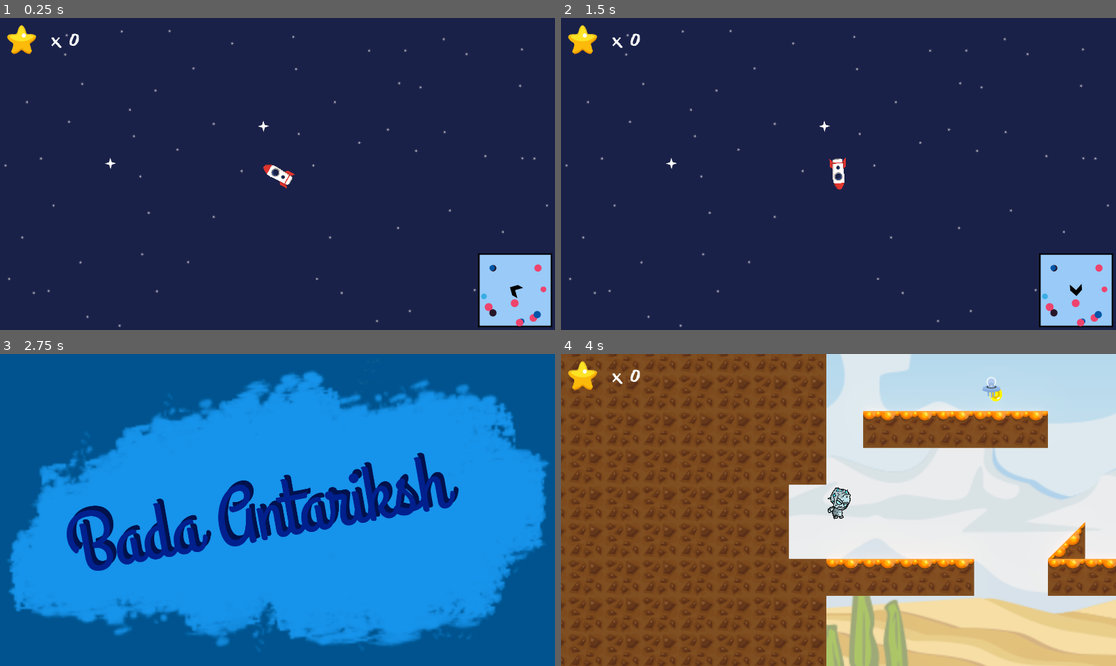
Above: before the commit, frames 1-4 (two rows, left to right).
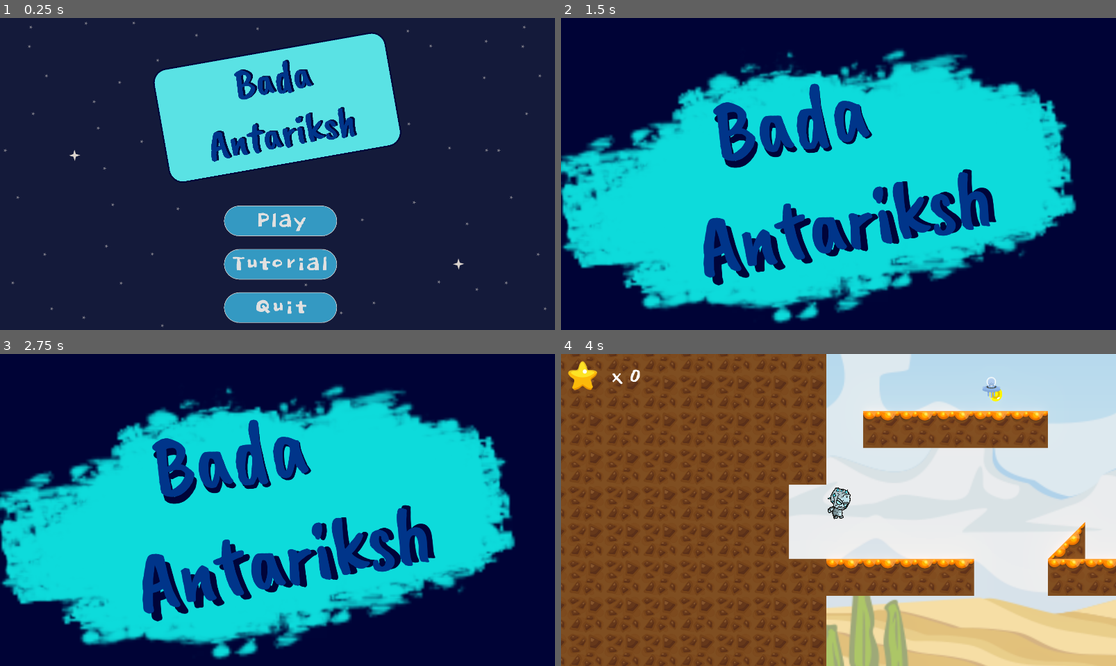
Above: after the commit, the same moments.

Repository: KajuKaVyapari/bada-antariksh
Game: Godot game, scene res://scenes/ui/main_menu.tscn
Two runs of this game, one before a commit and one after it. Both use one fixed random seed, a clock stepped at 60 frames per second and the inputs below. Before the commit the project starts from res://scenes/space/space.tscn.
Inputs (mouse positions are in pixels of both pictures, inside the frame that each line leads up to):
- Up to frame 1 (0.25 s): no input
- Up to frame 2 (1.5 s): click (844, 264) at 0.5 s, where only the run after the commit has a clickable "Tutorial"; click (844, 220) at 1.25 s, where only the run after the commit has a clickable "Play"
- Up to frame 3 (2.75 s): move the mouse to (399, 494) at 2.02 s; hold D (right) from 2.03 s (still down); hold E (enter_planet) from 2.03 s (still down); tap Space (jump) at 2.27, 2.57 s; click (399, 494) at 2.3 s
- Up to frame 4 (4 s): move the mouse to (727, 525) at 2.77 s; release D (right) at 2.78 s; release E (enter_planet) at 2.78 s; hold A (left) 2.78-3.53 s; click (727, 525) at 2.85 s; tap Space (jump) at 3.02, 3.05, 3.32 s; move the mouse to (894, 441) at 3.52 s; hold D (right) from 3.53 s (still down); hold Space (jump) from 3.53 s (still down); tap E (enter_planet) at 3.8 s

The runs differ from the first frame. In frame 1, 25% of the frame differs, in the area x 0-100%, y 1-100%; in frame 2, 100%; in frame 3, 100%, in the area x 0-100%, y 0-100%; in frame 4, nothing differs.

Commit message:
v6

Diff:
--- a/project.godot
+++ b/project.godot
@@ -20,15 +20,19 @@
 
 [application]
 
-config/name="Bada Soch Space Game"
-run/main_scene="res://scenes/space/space.tscn"
-config/icon="res://icon.png"
+config/name="Bada Antariksh"
+run/main_scene="res://scenes/ui/main_menu.tscn"
+boot_splash/image="res://loading_screen.png"
+boot_splash/bg_color=Color( 0.141176, 0.141176, 0.141176, 1 )
+config/icon="res://logo.png"
+config/windows_native_icon="res://logo.ico"
 
 [autoload]
 
 platformer_movement="*res://scripts/platformer/platformer_movement.gd"
 scene_changer="*res://scenes/scene_changer.tscn"
 global="*res://scripts/global.gd"
+pause_menu="*res://scenes/ui/pause_menu.tscn"
 
 [display]
 
--- /dev/null
+++ b/resources/base_button.tres
@@ -0,0 +1,14 @@
+[gd_resource type="StyleBoxFlat" format=2]
+
+[resource]
+bg_color = Color( 0.207843, 0.603922, 0.764706, 1 )
+border_width_left = 2
+border_width_top = 2
+border_width_right = 2
+border_width_bottom = 2
+corner_radius_top_left = 100
+corner_radius_top_right = 100
+corner_radius_bottom_right = 100
+corner_radius_bottom_left = 100
+expand_margin_left = 25.0
+expand_margin_right = 25.0
--- /dev/null
+++ b/resources/base_button_hover.tres
@@ -0,0 +1,16 @@
+[gd_resource type="StyleBoxFlat" format=2]
+
+[resource]
+bg_color = Color( 0.211765, 0.74902, 0.768627, 1 )
+border_width_left = 2
+border_width_top = 2
+border_width_right = 2
+border_width_bottom = 2
+corner_radius_top_left = 50
+corner_radius_top_right = 50
+corner_radius_bottom_right = 50
+corner_radius_bottom_left = 50
+expand_margin_left = 25.0
+expand_margin_right = 25.0
+expand_margin_top = 25.0
+expand_margin_bottom = 25.0
--- a/scenes/platformer/player.tscn
+++ b/scenes/platformer/player.tscn
@@ -79,29 +79,30 @@
 "name": "idle",
 "speed": 17.0
 }, {
+"frames": [ ExtResource( 32 ), ExtResource( 18 ), ExtResource( 19 ), ExtResource( 6 ), ExtResource( 3 ), ExtResource( 41 ), ExtResource( 33 ), ExtResource( 9 ), ExtResource( 34 ), ExtResource( 10 ), ExtResource( 11 ), ExtResource( 12 ) ],
+"loop": true,
+"name": "attack",
+"speed": 15.0
+}, {
 "frames": [ ExtResource( 4 ), ExtResource( 24 ), ExtResource( 25 ), ExtResource( 26 ), ExtResource( 21 ), ExtResource( 27 ), ExtResource( 29 ), ExtResource( 28 ), ExtResource( 30 ), ExtResource( 36 ), ExtResource( 35 ), ExtResource( 37 ) ],
 "loop": true,
 "name": "run",
 "speed": 15.0
 }, {
+"frames": [ ExtResource( 58 ), ExtResource( 57 ), ExtResource( 59 ), ExtResource( 56 ), ExtResource( 60 ), ExtResource( 61 ) ],
+"loop": true,
+"name": "fall",
+"speed": 10.0
+}, {
 "frames": [ ExtResource( 42 ), ExtResource( 5 ), ExtResource( 40 ), ExtResource( 39 ), ExtResource( 31 ), ExtResource( 38 ), ExtResource( 22 ), ExtResource( 7 ), ExtResource( 13 ), ExtResource( 8 ), ExtResource( 15 ), ExtResource( 14 ) ],
 "loop": true,
 "name": "jump",
 "speed": 15.0
-}, {
-"frames": [ ExtResource( 32 ), ExtResource( 18 ), ExtResource( 19 ), ExtResource( 6 ), ExtResource( 3 ), ExtResource( 41 ), ExtResource( 33 ), ExtResource( 9 ), ExtResource( 34 ), ExtResource( 10 ), ExtResource( 11 ), ExtResource( 12 ) ],
-"loop": true,
-"name": "attack",
-"speed": 15.0
-}, {
-"frames": [ ExtResource( 58 ), ExtResource( 57 ), ExtResource( 59 ), ExtResource( 56 ), ExtResource( 60 ), ExtResource( 61 ) ],
-"loop": true,
-"name": "fall",
-"speed": 10.0
 } ]
 
 [sub_resource type="Animation" id=4]
-step = 0.0666667
+length = 0.681818
+step = 0.0454545
 tracks/0/type = "value"
 tracks/0/path = NodePath("body/player_sprite:animation")
 tracks/0/interp = 1
@@ -121,10 +122,10 @@
 tracks/1/imported = false
 tracks/1/enabled = true
 tracks/1/keys = {
-"times": PoolRealArray( 0, 0.1, 0.2, 0.3, 0.4, 0.5, 0.6, 0.7, 0.8, 0.9, 1 ),
-"transitions": PoolRealArray( 1, 1, 1, 1, 1, 1, 1, 1, 1, 1, 1 ),
-"update": 1,
-"values": [ 0, 1, 2, 3, 4, 5, 6, 7, 8, 9, 11 ]
+"times": PoolRealArray( 0, 0.0454545, 0.0909091, 0.136364, 0.181818, 0.227273, 0.272727, 0.318182, 0.363636, 0.409091, 0.454545, 0.5, 0.545455, 0.590909, 0.636364 ),
+"transitions": PoolRealArray( 1, 1, 1, 1, 1, 1, 1, 1, 1, 1, 1, 1, 1, 1, 1 ),
+"update": 1,
+"values": [ 0, 1, 2, 3, 4, 5, 6, 7, 8, 9, 10, 11, 11, 11, 11 ]
 }
 
 [sub_resource type="Animation" id=5]
--- a/scenes/scene_changer.tscn
+++ b/scenes/scene_changer.tscn
@@ -1,6 +1,6 @@
 [gd_scene load_steps=4 format=2]
 
-[ext_resource path="res://logo.png" type="Texture" id=1]
+[ext_resource path="res://loading_screen.png" type="Texture" id=1]
 [ext_resource path="res://scripts/scene_changer.gd" type="Script" id=2]
 
 [sub_resource type="Animation" id=1]
--- /dev/null
+++ b/scenes/ui/base_button.tscn
@@ -0,0 +1,24 @@
+[gd_scene load_steps=6 format=2]
+
+[ext_resource path="res://resources/fonts/Dokdo-Regular.ttf" type="DynamicFontData" id=1]
+[ext_resource path="res://scripts/ui/base_button.gd" type="Script" id=2]
+[ext_resource path="res://resources/base_button.tres" type="StyleBox" id=3]
+[ext_resource path="res://resources/base_button_hover.tres" type="StyleBox" id=4]
+
+[sub_resource type="DynamicFont" id=1]
+size = 100
+font_data = ExtResource( 1 )
+
+[node name="base_button" type="Button"]
+margin_right = 341.0
+margin_bottom = 105.0
+custom_styles/hover = ExtResource( 4 )
+custom_styles/pressed = ExtResource( 4 )
+custom_styles/normal = ExtResource( 3 )
+custom_fonts/font = SubResource( 1 )
+text = "Play"
+script = ExtResource( 2 )
+__meta__ = {
+"_edit_use_anchors_": false
+}
+[connection signal="pressed" from="." to="." method="_on_base_button_pressed"]
--- /dev/null
+++ b/scenes/ui/main_menu.tscn
@@ -0,0 +1,86 @@
+[gd_scene load_steps=7 format=2]
+
+[ext_resource path="res://sprites/space/space_background.png" type="Texture" id=1]
+[ext_resource path="res://resources/fonts/caveat_brush.ttf" type="DynamicFontData" id=2]
+[ext_resource path="res://scenes/ui/base_button.tscn" type="PackedScene" id=3]
+[ext_resource path="res://scripts/ui/quit_button.gd" type="Script" id=4]
+
+[sub_resource type="StyleBoxFlat" id=1]
+bg_color = Color( 0.356863, 0.890196, 0.898039, 1 )
+border_width_left = 10
+border_width_top = 10
+border_width_right = 10
+border_width_bottom = 10
+border_color = Color( 0, 0.0196078, 0.227451, 1 )
+corner_radius_top_left = 100
+corner_radius_top_right = 100
+corner_radius_bottom_right = 100
+corner_radius_bottom_left = 100
+
+[sub_resource type="DynamicFont" id=2]
+size = 300
+font_data = ExtResource( 2 )
+
+[node name="main_menu" type="Control"]
+anchor_right = 1.0
+anchor_bottom = 1.0
+__meta__ = {
+"_edit_use_anchors_": false
+}
+
+[node name="background" type="TextureRect" parent="."]
+anchor_right = 1.0
+anchor_bottom = 1.0
+margin_right = 0.00012207
+texture = ExtResource( 1 )
+expand = true
+stretch_mode = 2
+__meta__ = {
+"_edit_use_anchors_": false
+}
+
+[node name="title" type="Label" parent="."]
+anchor_left = 0.5
+anchor_right = 0.5
+margin_left = -438.0
+margin_top = 183.525
+margin_right = 1196.0
+margin_bottom = 985.525
+rect_rotation = -10.0
+rect_scale = Vector2( 0.5, 0.5 )
+custom_styles/normal = SubResource( 1 )
+custom_fonts/font = SubResource( 2 )
+custom_colors/font_color = Color( 0.00392157, 0.211765, 0.545098, 1 )
+custom_colors/font_color_shadow = Color( 0, 0.0196078, 0.227451, 1 )
+custom_constants/shadow_offset_x = 15
+custom_constants/shadow_offset_y = -4
+text = "Bada
+Antariksh"
+align = 1
+__meta__ = {
+"_edit_use_anchors_": false
+}
+
+[node name="play_button" parent="." instance=ExtResource( 3 )]
+margin_left = 800.0
+margin_top = 650.0
+margin_right = 1141.0
+margin_bottom = 755.0
+scene = "res://scenes/space/space.tscn"
+
+[node name="tutorial_button" parent="." instance=ExtResource( 3 )]
+margin_left = 800.0
+margin_top = 800.0
+margin_right = 1141.0
+margin_bottom = 905.0
+text = "Tutorial"
+scene = "res://scenes/space/space.tscn"
+
+[node name="quit_button" parent="." instance=ExtResource( 3 )]
+margin_left = 800.0
+margin_top = 950.0
+margin_right = 1141.0
+margin_bottom = 1055.0
+text = "Quit"
+script = ExtResource( 4 )
+[connection signal="pressed" from="quit_button" to="quit_button" method="_on_quit_button_pressed"]
--- /dev/null
+++ b/scenes/ui/pause_menu.tscn
@@ -0,0 +1,65 @@
+[gd_scene load_steps=7 format=2]
+
+[ext_resource path="res://resources/fonts/LeckerliOne-Regular.ttf" type="DynamicFontData" id=1]
+[ext_resource path="res://scenes/ui/base_button.tscn" type="PackedScene" id=2]
+[ext_resource path="res://scripts/ui/quit_button.gd" type="Script" id=3]
+[ext_resource path="res://scripts/ui/pause_menu.gd" type="Script" id=4]
+
+[sub_resource type="StyleBoxFlat" id=1]
+bg_color = Color( 0.231373, 0.192157, 0.447059, 1 )
+corner_radius_top_left = 250
+corner_radius_top_right = 250
+expand_margin_left = 50.0
+expand_margin_right = 50.0
+expand_margin_top = 50.0
+expand_margin_bottom = 50.0
+
+[sub_resource type="DynamicFont" id=2]
+size = 150
+font_data = ExtResource( 1 )
+
+[node name="pause_menu" type="CanvasLayer"]
+pause_mode = 2
+layer = 3
+script = ExtResource( 4 )
+
+[node name="pause_title" type="Label" parent="."]
+anchor_left = 0.5
+anchor_right = 0.5
+margin_left = -245.0
+margin_top = 273.047
+margin_right = 245.0
+margin_bottom = 475.047
+custom_styles/normal = SubResource( 1 )
+custom_fonts/font = SubResource( 2 )
+text = "Paused"
+__meta__ = {
+"_edit_use_anchors_": false
+}
+
+[node name="resume_button" parent="." instance=ExtResource( 2 )]
+margin_left = 739.687
+margin_top = 600.0
+margin_right = 1192.69
+margin_bottom = 705.0
+text = "Resume"
+script = null
+
+[node name="mainmenu_button" parent="." instance=ExtResource( 2 )]
+margin_left = 739.687
+margin_top = 750.0
+margin_right = 1192.69
+margin_bottom = 855.0
+text = "Main Menu"
+scene = "res://scenes/ui/main_menu.tscn"
+
+[node name="quit_button" parent="." instance=ExtResource( 2 )]
+margin_left = 740.0
+margin_top = 900.0
+margin_right = 1193.0
+margin_bottom = 1005.0
+text = "Quit"
+script = ExtResource( 3 )
+[connection signal="pressed" from="resume_button" to="." method="resume_game"]
+[connection signal="pressed" from="mainmenu_button" to="." method="resume_game"]
+[connection signal="pressed" from="quit_button" to="quit_button" method="_on_quit_button_pressed"]
--- a/scripts/global.gd
+++ b/scripts/global.gd
@@ -17,6 +17,7 @@
 func win_planet():
 	planets -= 1
 	if not planets == 0:
-		scene_changer.change_scene("res://scenes/space/space.tscn")
+		scene_changer.change_scene("res://scenes/space/space.tscn", scene_changer.CAPTURE)
 	else:
-		scene_changer.change_scene("res://scenes/")
+		# scene_changer.change_scene("res://scenes/")
+		pass
--- a/scripts/platformer/background_texture.gd
+++ b/scripts/platformer/background_texture.gd
@@ -1,14 +1,14 @@
 extends TextureRect
 
 var possible_backgrounds = [
-    load("res://sprites/platformer/backgrounds/autumn_background.png"),
-    load("res://sprites/platformer/backgrounds/desert/1/background.png"),
-    load("res://sprites/platformer/backgrounds/desert/2/background.png"),
-    load("res://sprites/platformer/backgrounds/desert/3/background.png"),
-    load("res://sprites/platformer/backgrounds/desert/4/background.png")
+	load("res://sprites/platformer/backgrounds/autumn_background.png"),
+	load("res://sprites/platformer/backgrounds/desert/1/background.png"),
+	load("res://sprites/platformer/backgrounds/desert/2/background.png"),
+	load("res://sprites/platformer/backgrounds/desert/3/background.png"),
+	load("res://sprites/platformer/backgrounds/desert/4/background.png")
 ]
 
 
 func _ready() -> void:
-    randomize()
-    texture = possible_backgrounds[randi() % possible_backgrounds.size()]
+	randomize()
+	texture = possible_backgrounds[randi() % possible_backgrounds.size()]
--- a/scripts/platformer/enemy.gd
+++ b/scripts/platformer/enemy.gd
@@ -1,5 +1,4 @@
 extends KinematicBody2D
-
 
 onready var sprite = $enemy_sprite
 
@@ -26,6 +25,7 @@
 func _physics_process(delta: float) -> void:
 	move()
 
+
 func _on_enemy_area_area_entered(area: Area2D) -> void:
 	if area.is_in_group("enemy_movement"):
 		direction *= -1
--- a/scripts/platformer/launch_pad.gd
+++ b/scripts/platformer/launch_pad.gd
@@ -1,5 +1,4 @@
 extends Area2D
-
 
 
 func _on_launch_pad_body_entered(body: Node) -> void:
--- a/scripts/platformer/player.gd
+++ b/scripts/platformer/player.gd
@@ -1,5 +1,4 @@
 extends KinematicBody2D
-
 
 onready var animator = $player_animator
 onready var raycasts = $raycasts
@@ -46,7 +45,6 @@
 	body.scale.x = direction if not direction == 0 else body.scale.x
 
 
-
 func check_is_grounded():
 	for raycast in raycasts.get_children():
 		if raycast.is_colliding() and not raycast.get_collider().is_in_group("player"):
@@ -56,7 +54,7 @@
 
 func die():
 	queue_free()
-	scene_changer.change_scene("res://scenes/space/space.tscn")
+	scene_changer.change_scene("res://scenes/space/space.tscn", scene_changer.ABORT)
 
 
 func _on_player_hitbox_body_entered(enemy_body: Node) -> void:
--- a/scripts/platformer/player_state_machine.gd
+++ b/scripts/platformer/player_state_machine.gd
@@ -32,7 +32,7 @@
 					return states.run
 		states.run:
 			if not parent.is_grounded:
-				if parent.velocity.y < 0 :
+				if parent.velocity.y < 0:
 					return states.jump
 				if parent.velocity.y > 0:
 					return states.fall
@@ -46,12 +46,12 @@
 				if parent.velocity.y > 0:
 					return states.fall
 			elif parent.is_grounded:
-					if Input.is_action_just_pressed("fire"):
-						return states.attack
-					if not parent.velocity.x == 0:
-						return states.run
-					elif parent.velocity.x == 0:
-						return states.idle
+				if Input.is_action_just_pressed("fire"):
+					return states.attack
+				if not parent.velocity.x == 0:
+					return states.run
+				elif parent.velocity.x == 0:
+					return states.idle
 		states.fall:
 			if parent.is_grounded:
 				if Input.is_action_just_pressed("fire"):
@@ -61,9 +61,14 @@
 				elif not parent.velocity.x == 0:
 					return states.run
 		states.attack:
-			if parent.animator.assigned_animation == "attack" and parent.animator.current_animation_position == parent.animator.current_animation_length:
+			if (
+				parent.animator.assigned_animation == "attack"
+				and (
+					parent.animator.current_animation_position
+					== parent.animator.current_animation_length
+				)
+			):
 				return states.idle
-
 
 	return null
 
@@ -81,9 +86,7 @@
 		states.attack:
 			parent.direction = 0
 			parent.animator.play("attack")
-			yield(get_tree().create_timer(0.3), "timeout")
 			parent.hurtbox.disabled = false
-
 
 
 func exit_state(old_state, new_state):
--- a/scripts/platformer/player_sword.gd
+++ b/scripts/platformer/player_sword.gd
@@ -1,6 +1,6 @@
 extends Area2D
 
+
 func _on_player_sword_body_entered(body):
-
 	if body.is_in_group("enemies"):
 		body.queue_free()
--- a/scripts/platformer/rooms/room_spawner.gd
+++ b/scripts/platformer/rooms/room_spawner.gd
@@ -1,5 +1,4 @@
 extends TileMap
-
 
 onready var rooms_node = get_parent().get_node("rooms")
 
@@ -15,6 +14,7 @@
 
 var rooms = []
 var n = 0
+
 
 func _ready() -> void:
 	randomize()
--- a/scripts/platformer/state_machine.gd
+++ b/scripts/platformer/state_machine.gd
@@ -9,38 +9,38 @@
 
 
 func _physics_process(delta: float) -> void:
-    if not state == null:
-        state_logic(delta)
-        var transition = get_transition(delta)
-        if not transition == null:
-            set_state(transition)
+	if not state == null:
+		state_logic(delta)
+		var transition = get_transition(delta)
+		if not transition == null:
+			set_state(transition)
 
 
 func state_logic(delta):
-    pass
+	pass
 
 
 func get_transition(delta):
-    return null
+	return null
 
 
 func enter_state(new_state, old_state):
-    pass
+	pass
 
 
 func exit_state(old_state, new_state):
-    pass
+	pass
 
 
 func set_state(new_state):
-    previous_state = state
-    state = new_state
+	previous_state = state
+	state = new_state
 
-    if not previous_state == null:
-        exit_state(previous_state, new_state)
-    if not new_state == null:
-        enter_state(new_state, previous_state)
+	if not previous_state == null:
+		exit_state(previous_state, new_state)
+	if not new_state == null:
+		enter_state(new_state, previous_state)
 
 
 func add_state(state_name):
-    states[state_name] = states.size()
+	states[state_name] = states.size()
--- a/scripts/scene_changer.gd
+++ b/scripts/scene_changer.gd
@@ -1,10 +1,19 @@
 extends CanvasLayer
 
 onready var animator = $animator
+onready var texture = $anim/anim_texture
+
+var loading_images = [
+	load("res://loading_screen.png"),
+	load("res://sprites/transition_capture.png"),
+	load("res://sprites/transition_abort.png")
+]
+
+enum { LOAD, CAPTURE, ABORT }
 
 
-func change_scene(path, delay = 0):
-
+func change_scene(path, mode, delay = 0):
+	texture.texture = loading_images[mode]
 	yield(get_tree().create_timer(delay), "timeout")
 	animator.play("scene_change")
 	yield(animator, "animation_finished")
--- a/scripts/space/planets/planet.gd
+++ b/scripts/space/planets/planet.gd
@@ -2,14 +2,15 @@
 
 onready var player = get_tree().get_nodes_in_group("minimap_player")[0]
 
-export(String, FILE) var scene = ""
-export(Color) var color
+export (String, FILE) var scene = ""
+export (Color) var color
 
 var scale_multiplier = rand_range(1, 1.5)
 
+
 func _ready() -> void:
+	scale *= scale_multiplier
 
-	scale *= scale_multiplier
 
 func _on_planet_area_body_entered(body):
 	if body.name == "spaceship":
--- a/scripts/space/planets/planet_spawner.gd
+++ b/scripts/space/planets/planet_spawner.gd
@@ -18,31 +18,29 @@
 
 
 func _ready() -> void:
-
 	randomize()
 	spawn_planets()
 	global.score = global.score
 
 
 func spawn_planets():
-
 	while true:
-		var proposed_spawn = Vector2(rand_range(-spawn_range, spawn_range), rand_range(-spawn_range, spawn_range))
+		var proposed_spawn = Vector2(
+			rand_range(-spawn_range, spawn_range), rand_range(-spawn_range, spawn_range)
+		)
 		if is_valid(proposed_spawn):
 			planet_locations.push_back(proposed_spawn)
 		if planet_locations.size() == global.planets:
 			break
 
-
 	for planet_location in planet_locations:
 		planets.push_back(planet_objects[randi() % planet_objects.size()].instance())
 		planets[i].global_position = planet_location
 		_planets.add_child(planets[i])
-		i +=1
+		i += 1
 
 
 func is_valid(spawn):
-
 	for planet_location in planet_locations:
 		if planet_location.distance_to(spawn) < margin:
 			return false
--- a/scripts/space/spaceship.gd
+++ b/scripts/space/spaceship.gd
@@ -20,7 +20,6 @@
 
 
 func _physics_process(_delta: float) -> void:
-
 	get_input()
 	set_animation()
 	velocity = velocity.linear_interpolate(direction * speed, .025)
@@ -29,14 +28,16 @@
 
 func _input(event: InputEvent) -> void:
 	if event.is_action_pressed("enter_planet"):
-		scene_changer.change_scene("res://scenes/platformer/rooms/planet.tscn")
+		scene_changer.change_scene("res://scenes/platformer/rooms/planet.tscn", scene_changer.LOAD)
 
 
 func get_input():
 	look_at(get_global_mouse_position())
-	direction = Vector2(1, 0).rotated(rotation).normalized() if Input.is_action_pressed("up") else Vector2.ZERO
-
-
+	direction = (
+		Vector2(1, 0).rotated(rotation).normalized()
+		if Input.is_action_pressed("up")
+		else Vector2.ZERO
+	)
 
 
 func set_animation():
@@ -47,10 +48,11 @@
 
 
 func zoom(mode):
-
 	tween.interpolate_property(camera, "zoom", camera.zoom, zoom_values[mode], 2)
 	tween.start()
-	tween.interpolate_property(label, "modulate", label.modulate, Color("#ffffff") if mode == 1 else Color("#00ffffff"), 1)
+	tween.interpolate_property(
+		label, "modulate", label.modulate, Color("#ffffff") if mode == 1 else Color("#00ffffff"), 1
+	)
 	tween.start()
 
 	can_enter_planet = bool(mode)
--- a/scripts/space/ui.gd
+++ b/scripts/space/ui.gd
@@ -16,7 +16,6 @@
 
 
 func _ready() -> void:
-
 	var i = 0
 
 	for space_planet in space_planets:
@@ -30,8 +29,12 @@
 	minimap_player.rect_rotation = space_player.rotation_degrees + 90
 
 	for space_planet in space_planets:
-		minimap_planets[j].get_node("planet").rect_scale = Vector2.ONE * space_planet.scale_multiplier
-		minimap_planets[j].position = (
-			((( space_planet.global_position - space_player.global_position).length() + 5120) * (space_planet.global_position - space_player.global_position).normalized()  ) / minimap_zoom ).clamped(110)
-		j +=1
+		minimap_planets[j].get_node("planet").rect_scale = (
+			Vector2.ONE
+			* space_planet.scale_multiplier
+		)
+		minimap_planets[j].position = ((((space_planet.global_position - space_player.global_position).length() + 5120) * (space_planet.global_position - space_player.global_position).normalized()) / minimap_zoom).clamped(
+			110
+		)
+		j += 1
 	j = 0
--- /dev/null
+++ b/scripts/ui/base_button.gd
@@ -0,0 +1,7 @@
+extends Button
+
+export (String, FILE) var scene = ""
+
+
+func _on_base_button_pressed() -> void:
+	scene_changer.change_scene(scene, scene_changer.LOAD)
--- /dev/null
+++ b/scripts/ui/pause_menu.gd
@@ -0,0 +1,38 @@
+extends CanvasLayer
+
+onready var buttons = [$mainmenu_button, $quit_button]
+
+var paused = false setget set_paused
+
+
+func _ready() -> void:
+	resume_game()
+
+
+func pause_game():
+	get_tree().paused = true
+	for child in get_children():
+		child.visible = true
+	for button in buttons:
+		button.disabled = false
+
+
+func resume_game():
+	get_tree().paused = false
+	for child in get_children():
+		child.visible = false
+	for button in buttons:
+		button.disabled = true
+
+
+func set_paused(value):
+	paused = value
+	if paused:
+		resume_game()
+	else:
+		pause_game()
+
+
+func _input(event: InputEvent) -> void:
+	if event.is_action_pressed("ui_cancel") and ["planet", "space"].has(get_tree().get_current_scene().get_name()):
+		self.paused = not paused
--- /dev/null
+++ b/scripts/ui/quit_button.gd
@@ -0,0 +1,5 @@
+extends Button
+
+
+func _on_quit_button_pressed() -> void:
+	get_tree().quit()
Binary file added: loading_screen.png
Not shown, added: loading_screen.png.import
Binary file added: logo.ico
Binary file changed: logo.png
Binary file added: sprites/transition_abort.png
Not shown, added: sprites/transition_abort.png.import
Binary file added: sprites/transition_capture.png
Not shown, added: sprites/transition_capture.png.import
Not shown, added: logo.png~
